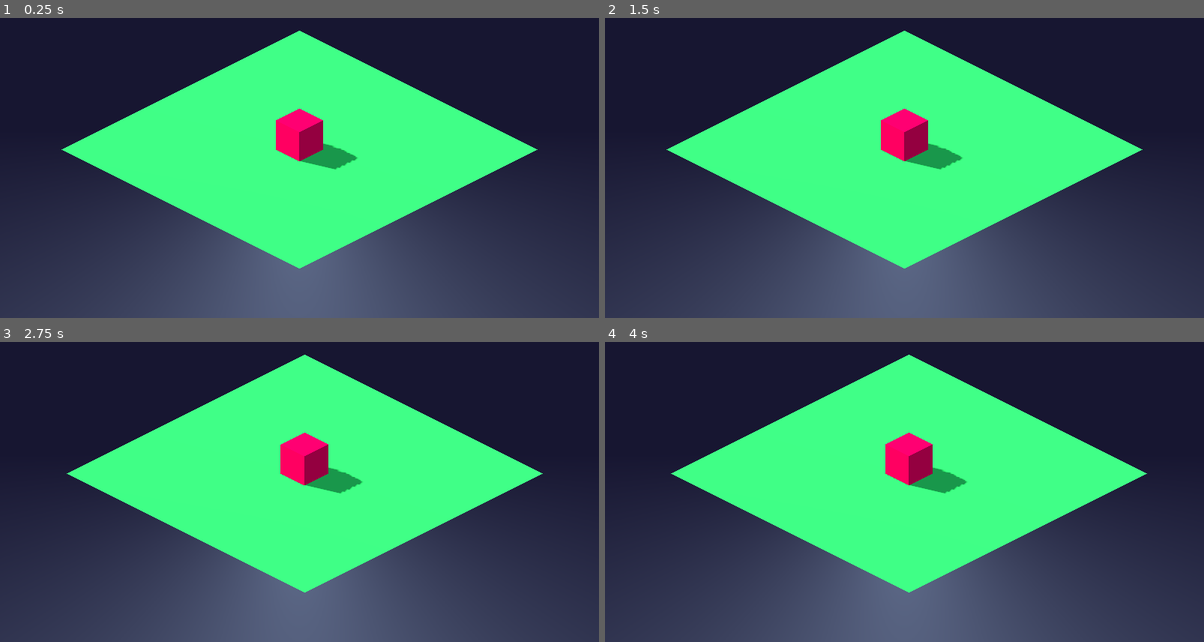
Above: before the commit, frames 1-4 (two rows, left to right).
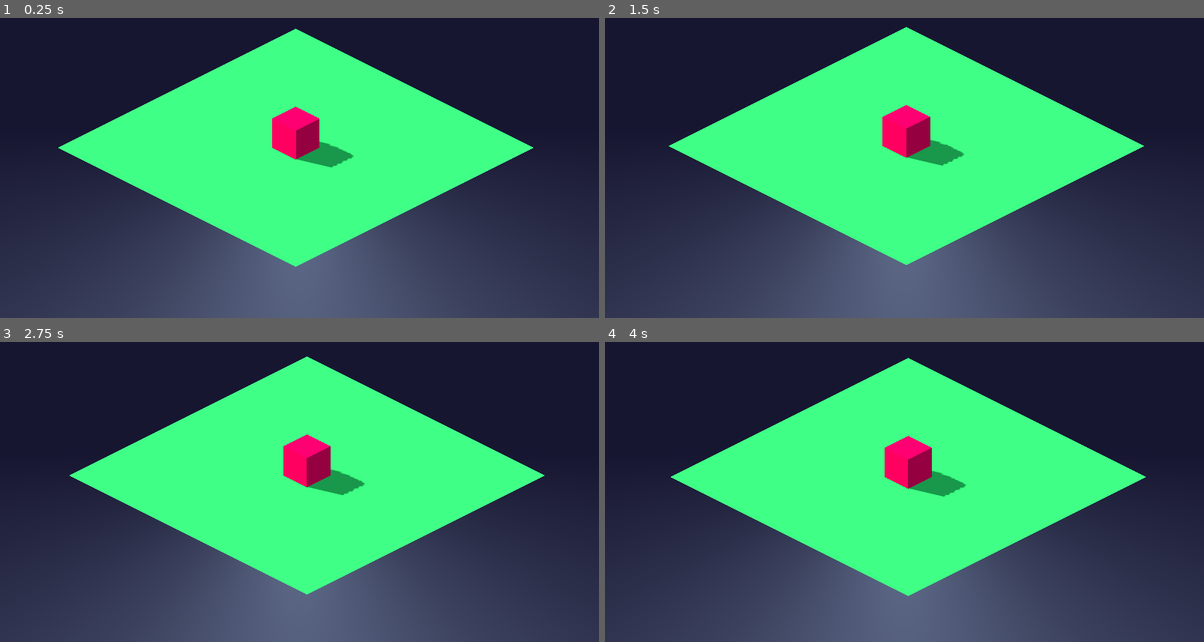
Above: after the commit, the same moments.

Repository: twopmstudios/godot-fog-point-and-click
Game: Godot game, scene res://part01/Part01.tscn
The game is run twice, just before and just after one commit, with the same random seed, the same clock (stepped at 60 frames per second) and the same inputs. The project has no main scene, so this scene is started directly.
Inputs:
- Up to frame 1 (0.25 s): no input
- Up to frame 2 (1.5 s): tap S (cam_back) at 0.6 s; tap W (cam_forward) at 1.35 s
- Up to frame 3 (2.75 s): tap Enter at 2 s; tap A (cam_left) at 2.1 s
- Up to frame 4 (4 s): tap Q (cam_orbit_left) at 2.85 s; tap E (cam_orbit_right) at 3.6 s

The runs differ from the first frame. In frame 1, 1.4% of the frame differs, in the area x 9-90%, y 3-84%; in frame 2, 2.4%, in the area x 10-90%, y 3-84%; in frame 3, 1.3%; in frame 4, 2.2%.

Commit message:
✨ snap objects

Diff:
--- a/01-camera/part01/Camera3DTexelSnapped.gd
+++ b/01-camera/part01/Camera3DTexelSnapped.gd
@@ -12,7 +12,7 @@
 	if global_rotation != _prev_rotation:
 		_prev_rotation = global_rotation
 		_snap_space = global_transform
-	var texel_size := size / 135.0
+	var texel_size := size / 180.0
 	# camera position in snap space
 	var snap_space_position := global_position * _snap_space
 	# snap!
--- a/01-camera/part01/Part01.tscn
+++ b/01-camera/part01/Part01.tscn
@@ -12,6 +12,7 @@
 transform = Transform3D(0.707107, -0.353553, 0.612372, 0, 0.866025, 0.5, -0.707107, -0.353553, 0.612372, 0, 0, 0)
 script = ExtResource("4_c2v4r")
 move_speed = 2.0
+circular_radius = 0.1
 
 [node name="Camera3D" type="Camera3D" parent="CameraRig"]
 transform = Transform3D(1, 0, 0, 0, 1, 0, 0, 0, 1, 0, 0, 20)
--- a/01-camera/part02/Part02.tscn
+++ b/01-camera/part02/Part02.tscn
@@ -25,6 +25,7 @@
 transform = Transform3D(0.707107, -0.353553, 0.612372, 0, 0.866025, 0.5, -0.707107, -0.353553, 0.612372, 0, 0, 0)
 script = ExtResource("4_ke6sr")
 circular_radius = 0.5
+circular_speed = 0.1
 
 [node name="Camera3D" type="Camera3D" parent="SubViewport/CameraRig"]
 transform = Transform3D(1, 0, 0, 0, 1, 0, 0, 0, 1, 0, 9.53674e-07, 20)
@@ -42,6 +43,7 @@
 offset_bottom = 40.0
 script = ExtResource("6_kqdr2")
 viewport = NodePath("../SubViewport")
+sub_pixel_movement_at_integer_scale = true
 
 [node name="Sprite2D" type="Sprite2D" parent="Display"]
 texture_filter = 2
--- /dev/null
+++ b/01-camera/part03/Camera3DTexelSnapped3.gd
@@ -0,0 +1,60 @@
+class_name Camera3DTexelSnapped3
+extends Camera3D
+
+@export var snap := true
+@export var snap_objects := true
+
+var texel_error := Vector2.ZERO
+
+@onready var _prev_rotation := global_rotation
+@onready var _snap_space := global_transform
+var _texel_size: float = 0.0
+
+var _snap_nodes: Array[Node]
+var _pre_snapped_positions: Array[Vector3]
+
+
+func _ready():
+	RenderingServer.frame_post_draw.connect(_snap_objects_revert)
+
+
+func _process(_delta):
+	# rotation changes the snap space
+	if global_rotation != _prev_rotation:
+		_prev_rotation = global_rotation
+		_snap_space = global_transform
+	_texel_size = size / float(get_viewport().size.y)
+	# camera position in snap space
+	var snap_space_position := global_position * _snap_space
+	# snap!
+	var snapped_snap_space_position := snap_space_position.snapped(Vector3.ONE * _texel_size)
+	# how much we snapped (in snap space)
+	var snap_error := snapped_snap_space_position - snap_space_position
+	if snap:
+		# apply camera offset as to not affect the actual transform
+		h_offset = snap_error.x
+		v_offset = snap_error.y
+	# error in screen texels (will be used later)
+	texel_error = Vector2(snap_error.x, -snap_error.y) / _texel_size
+	_snap_objects.call_deferred()
+
+
+func _snap_objects():
+	if not snap_objects:
+		return
+	_snap_nodes = get_tree().get_nodes_in_group("snap")
+	_pre_snapped_positions.resize(_snap_nodes.size())
+	for i in _snap_nodes.size():
+		var node := _snap_nodes[i] as Node3D
+		var pos := node.global_position
+		_pre_snapped_positions[i] = pos
+		var snap_space_pos := pos * _snap_space
+		var snapped_snap_space_pos := snap_space_pos.snapped(Vector3(_texel_size, _texel_size, 0.0))
+		node.global_position = _snap_space * snapped_snap_space_pos
+
+
+func _snap_objects_revert():
+	if not snap_objects:
+		return
+	for i in _snap_nodes.size():
+		(_snap_nodes[i] as Node3D).global_position = _pre_snapped_positions[i]
--- /dev/null
+++ b/01-camera/part03/Display2.gd
@@ -0,0 +1,28 @@
+extends Control
+
+@export var viewport: SubViewport
+@export var pixel_movement := true
+@export var sub_pixel_movement_at_integer_scale := false
+
+@onready var _sprite: Sprite2D = $Sprite2D
+
+
+func _process(_delta):
+	var screen_size := Vector2(get_window().size)
+	# viewport size minus padding
+	var game_size := Vector2(viewport.size - Vector2i(2, 2))
+	var display_scale := screen_size / game_size
+	# maintain aspect ratio
+	var display_scale_min: float = minf(display_scale.x, display_scale.y)
+	_sprite.scale = Vector2(display_scale_min, display_scale_min)
+	# scale and center control node
+	size = (_sprite.scale * game_size).round()
+	position = ((screen_size - size) / 2).round()
+	# smooth!
+	if pixel_movement:
+		var cam := viewport.get_camera_3d() as Camera3DTexelSnapped3
+		var pixel_error: Vector2 = cam.texel_error * _sprite.scale
+		_sprite.position = -_sprite.scale + pixel_error
+		var is_integer_scale = display_scale == display_scale.floor()
+		if is_integer_scale and not sub_pixel_movement_at_integer_scale:
+			_sprite.position = _sprite.position.round()
--- /dev/null
+++ b/01-camera/part03/Part03.tscn
@@ -0,0 +1,81 @@
+[gd_scene load_steps=11 format=3 uid="uid://byv0qfl8uwfbl"]
+
+[ext_resource type="PackedScene" uid="uid://c7kjke7mmdjoa" path="res://common/World.tscn" id="1_8rp4y"]
+[ext_resource type="Material" uid="uid://c7xavcy54jyrx" path="res://part03/mat_cube_moving.tres" id="2_kycnu"]
+[ext_resource type="Script" path="res://common/CameraRig.gd" id="3_1dgpm"]
+[ext_resource type="Script" path="res://part03/Camera3DTexelSnapped3.gd" id="4_4t1hc"]
+[ext_resource type="Script" path="res://part03/Display2.gd" id="6_hyjof"]
+[ext_resource type="Shader" path="res://part02/pixel_art_upscale.gdshader" id="7_box8o"]
+
+[sub_resource type="GDScript" id="GDScript_yfqah"]
+script/source = "extends Node3D
+
+@export var speed: float = 5.0
+
+
+func _physics_process(delta):
+	rotate_y(deg_to_rad(speed) * delta)
+"
+
+[sub_resource type="BoxMesh" id="BoxMesh_drxdm"]
+
+[sub_resource type="ShaderMaterial" id="ShaderMaterial_oehph"]
+shader = ExtResource("7_box8o")
+
+[sub_resource type="ViewportTexture" id="ViewportTexture_2gejb"]
+viewport_path = NodePath("SubViewport")
+
+[node name="Part03" type="Node3D"]
+
+[node name="World" parent="." instance=ExtResource("1_8rp4y")]
+
+[node name="Rotating" type="Node3D" parent="."]
+script = SubResource("GDScript_yfqah")
+speed = 45.0
+
+[node name="CubeMover" type="RemoteTransform3D" parent="Rotating"]
+transform = Transform3D(1, 0, 0, 0, 1, 0, 0, 0, 1, 0, 1, 2.5)
+remote_path = NodePath("../../MovingCube")
+update_rotation = false
+update_scale = false
+
+[node name="MovingCube" type="MeshInstance3D" parent="." groups=["snap"]]
+transform = Transform3D(1, 0, 0, 0, 1, 0, 0, 0, 1, 0, 1, 2.5)
+material_override = ExtResource("2_kycnu")
+mesh = SubResource("BoxMesh_drxdm")
+skeleton = NodePath("../Rotating")
+
+[node name="SubViewport" type="SubViewport" parent="."]
+handle_input_locally = false
+size = Vector2i(322, 182)
+render_target_update_mode = 4
+
+[node name="CameraRig" type="Node3D" parent="SubViewport"]
+transform = Transform3D(0.707107, -0.353553, 0.612373, 0, 0.866026, 0.5, -0.707107, -0.353553, 0.612373, 0, 0, 0)
+script = ExtResource("3_1dgpm")
+circular_radius = 0.5
+circular_speed = 0.1
+
+[node name="Camera3D" type="Camera3D" parent="SubViewport/CameraRig"]
+transform = Transform3D(1, 0, 0, 0, 1, 0, 0, 0, 1, 0, 9.53674e-07, 20)
+projection = 1
+current = true
+size = 10.0
+far = 100.0
+script = ExtResource("4_4t1hc")
+
+[node name="Display" type="Control" parent="." node_paths=PackedStringArray("viewport")]
+clip_contents = true
+layout_mode = 3
+anchors_preset = 0
+offset_right = 40.0
+offset_bottom = 40.0
+script = ExtResource("6_hyjof")
+viewport = NodePath("../SubViewport")
+sub_pixel_movement_at_integer_scale = true
+
+[node name="Sprite2D" type="Sprite2D" parent="Display"]
+texture_filter = 2
+material = SubResource("ShaderMaterial_oehph")
+texture = SubResource("ViewportTexture_2gejb")
+centered = false
--- /dev/null
+++ b/01-camera/part03/mat_cube_moving.tres
@@ -0,0 +1,5 @@
+[gd_resource type="StandardMaterial3D" format=3 uid="uid://c7xavcy54jyrx"]
+
+[resource]
+specular_mode = 1
+albedo_color = Color(0, 0.411765, 0.666667, 1)
--- a/01-camera/project.godot
+++ b/01-camera/project.godot
@@ -16,8 +16,8 @@
 
 [display]
 
-window/size/viewport_width=240
-window/size/viewport_height=135
+window/size/viewport_width=320
+window/size/viewport_height=180
 window/size/resizable=false
 window/size/window_width_override=1920
 window/size/window_height_override=1080
